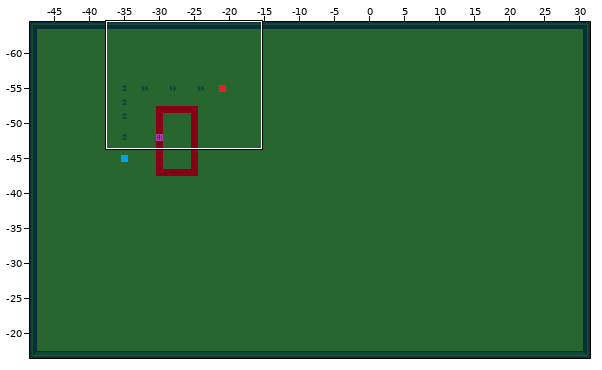
Tiled map: public/assets/tilemaps/level2.tmx. Above: a wide view before the commit, with the close-up outlined.
Close-up. Before:
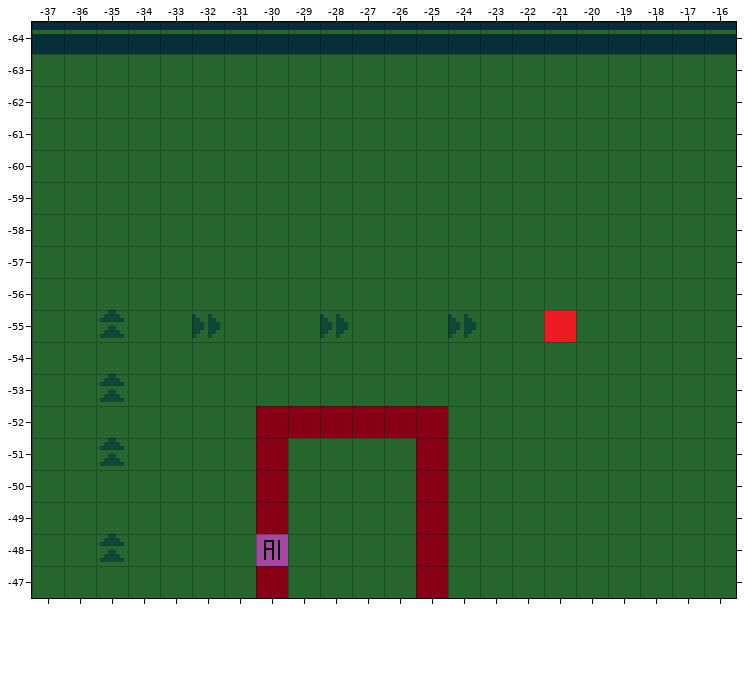
Cells are 16x16 px. Shown: x -37..-16, y -64..-47. The commit also changed other parts of the map, which this record leaves out.
Now the later version:
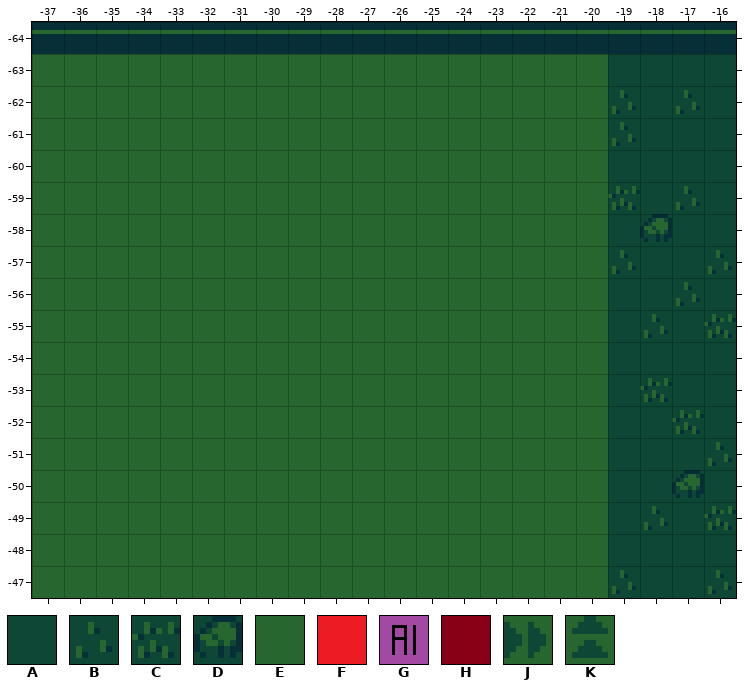
Key: from "tileset": A 0, B 5, C 6, D 7, E 25, F 31, G 33, H 34, J 38, K 41.
_ is an empty cell, . an unchanged one.
Edits made:
--- layer "Tile Layer 1"
@@ x -35..-16 @@
--63 ................EEEE
--62 ................EEEE
--61 ................EEEE
--60 ................EEEE
--59 ................EEEE
--58 ................EEEE
--57 ................EEEE
--56 ................EEEE
--55 K..J...J...J..F.EEEE
--54 ................EEEE
--53 K...............EEEE
--52 .....HHHHHH.....EEEE
--51 K....H....H.....EEEE
--50 .....H....H.....EEEE
--49 .....H....H.....EEEE
--48 K....G....H.....EEEE
--47 .....H....H.....EEEE
+-63 ................AAAA
+-62 ................BABA
+-61 ................BAAA
+-60 ................AAAA
+-59 ................CABA
+-58 ................ADAA
+-57 ................BAAB
+-56 ................AABA
+-55 E..E...E...E..E.ABAC
+-54 ................AAAA
+-53 E...............ACAA
+-52 .....EEEEEE.....AACA
+-51 E....E....E.....AAAB
+-50 .....E....E.....AADA
+-49 .....E....E.....ABAC
+-48 E....E....E.....AAAA
+-47 .....E....E.....BAAB
